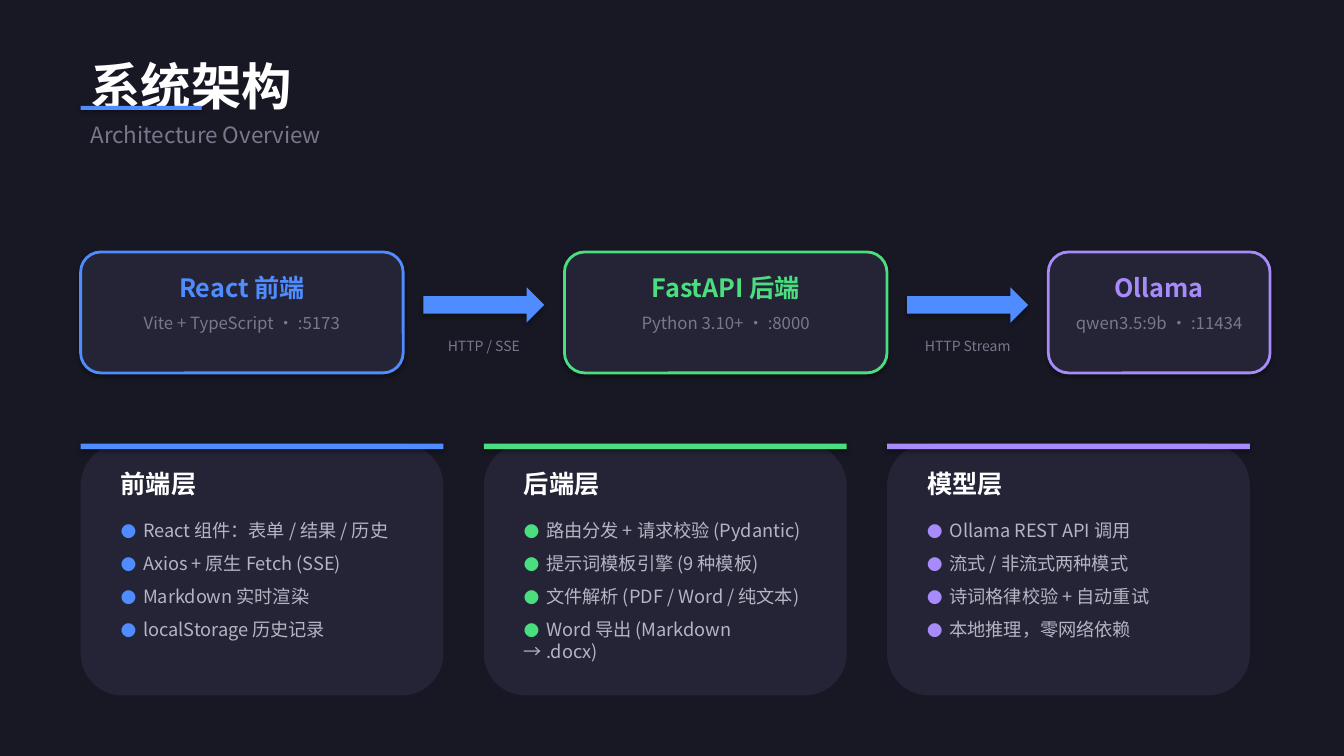
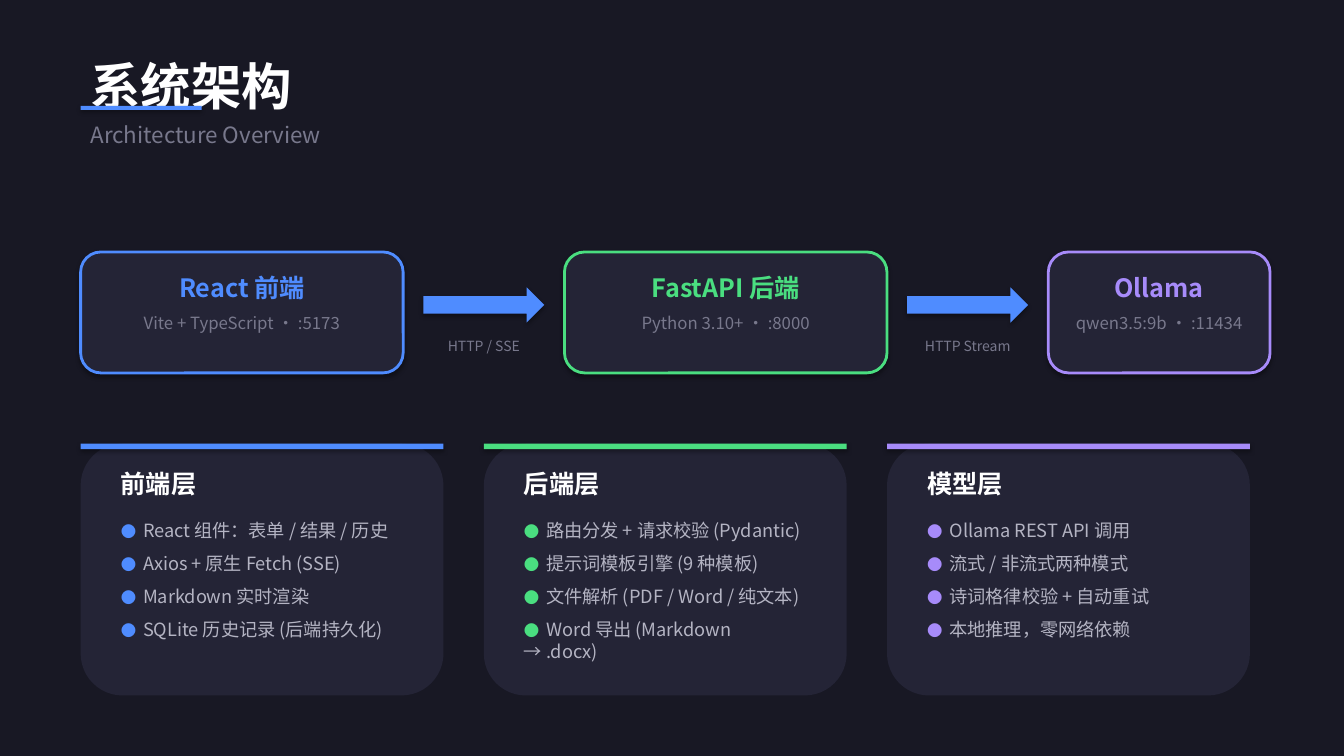
Before and after one commit to JaniceWei99/AI-Writer, a slide deck: slide 3 of docs/AI写作助手项目介绍.pptx. Drawn at 1344x756 pixels with LibreOffice and Linux fonts; fonts in the diff are those of the drawing. Boxes give left, top, right and bottom in pixels: in the first picture for what was removed or moved away, otherwise in the second. Text is boxed around its words. In the diff, an @@ line names an element or a change of style, - is before the commit and + after.

```diff
--- a/docs/AI写作助手项目介绍.pptx
+++ b/docs/AI写作助手项目介绍.pptx
@@ text at [143, 621, 383, 640]: text changed @@
-● localStorage 历史记录
+● SQLite 历史记录 (后端持久化)
```
Also in this commit, not shown: 4 other slides changed, 1 other file.
